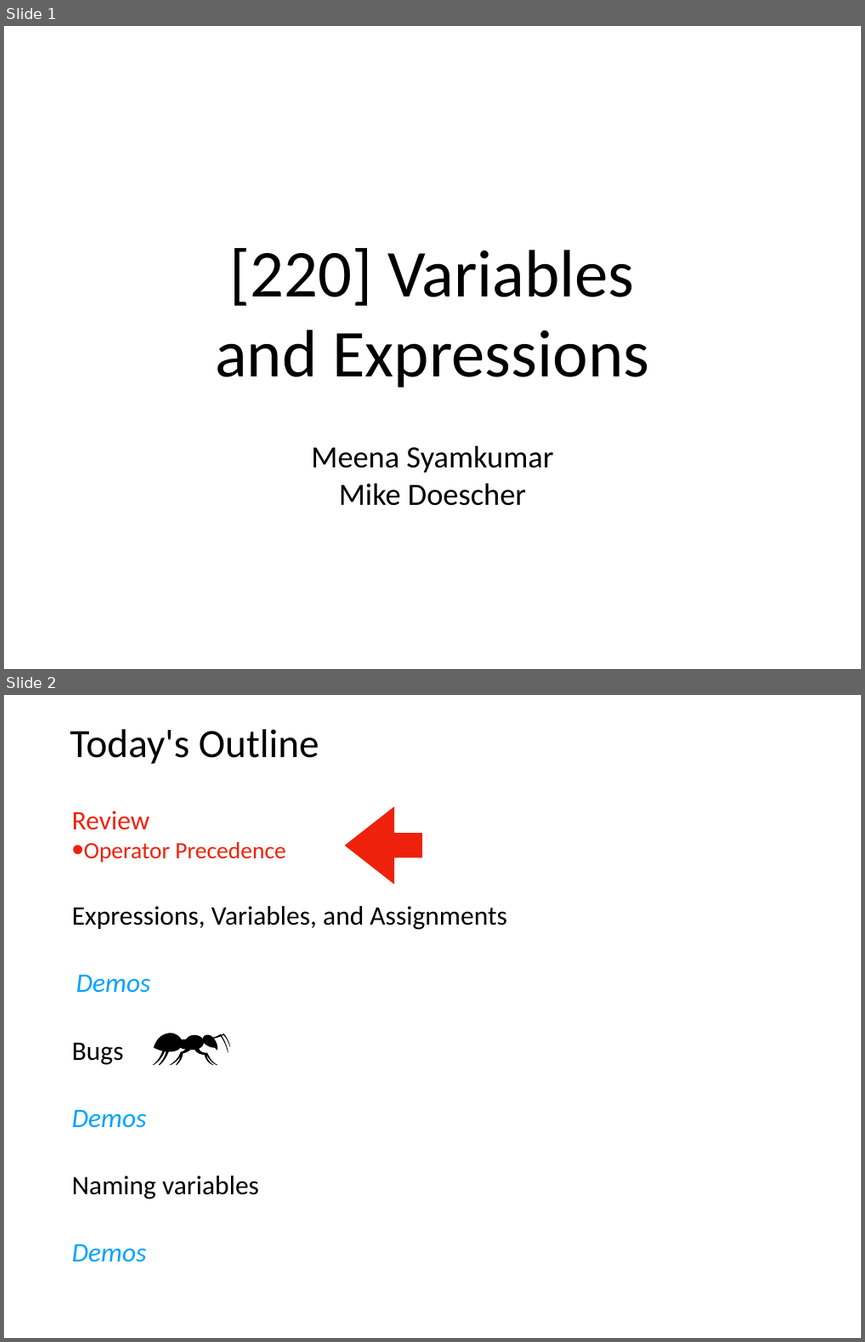
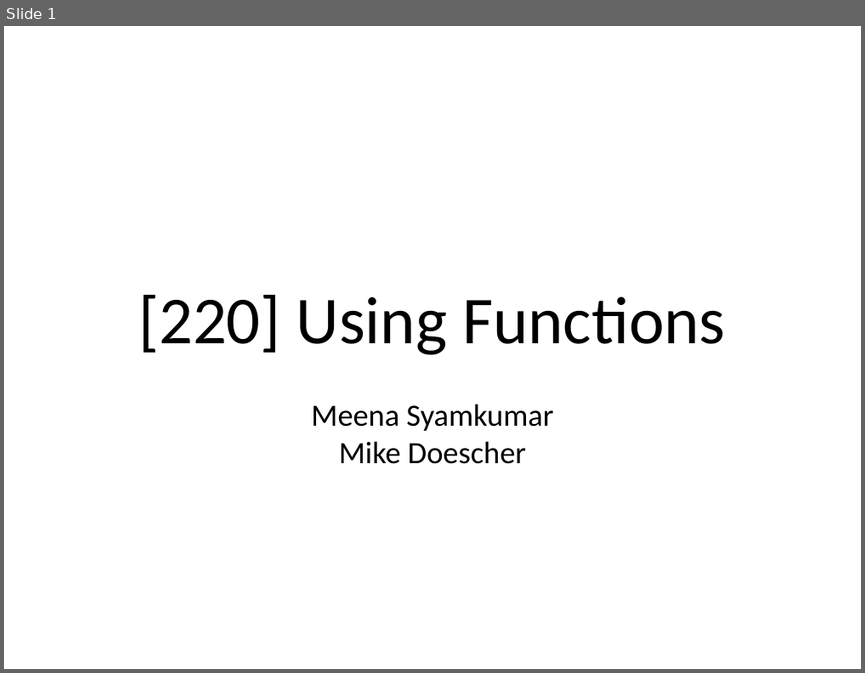
Before and after one commit to tylerharter/caraza-harter-com, a slide deck: tyler/meena/cs220/f20/materials/lec_05_F20.ppt. Shown one above the other, each under a label of ours: slides 1 and 2 before the commit, slide 1 after it. The pictures are 865x1342 and 865x673 pixels, drawn with LibreOffice and Linux fonts; fonts in the diff are those of the drawing. Boxes give left, top, right and bottom in pixels: in the first picture for what was removed or moved away, otherwise in the second. Text is boxed around its words. In the diff, an @@ line names an element or a change of style, - is before the commit and + after.

```diff
--- a/tyler/meena/cs220/f20/materials/lec_05_F20.ppt
+++ b/tyler/meena/cs220/f20/materials/lec_05_F20.ppt
@@ slide 2 removed at (x1=4, y1=695, x2=861, y2=1338), background #FFFFFF @@
@@ title removed at (x1=70, y1=729, x2=319, y2=764) @@
-Today's Outline
@@ text removed at (x1=72, y1=811, x2=506, y2=1262) @@
-Review
-• Operator Precedence
-Expressions, Variables, and Assignments
-        Demos
-Bugs
-Demos
-Naming variables
-Demos
@@ freeform shape removed at (x1=345, y1=806, x2=422, y2=885) @@
@@ freeform shape removed at (x1=153, y1=1033, x2=231, y2=1065) @@
@@ slide 1 changed as well @@
@@ title at (x1=138, y1=295, x2=726, y2=355): text changed @@
-[220] Variables
-and Expressions
+[220] Using Functions
@@ subtitle "Meena Syamkumar" moved from (x1=311, y1=445, x2=553, y2=505) to (x1=311, y1=403, x2=553, y2=464) @@
```
Also in this commit, not shown: 28 slides added, 57 other slides removed.
